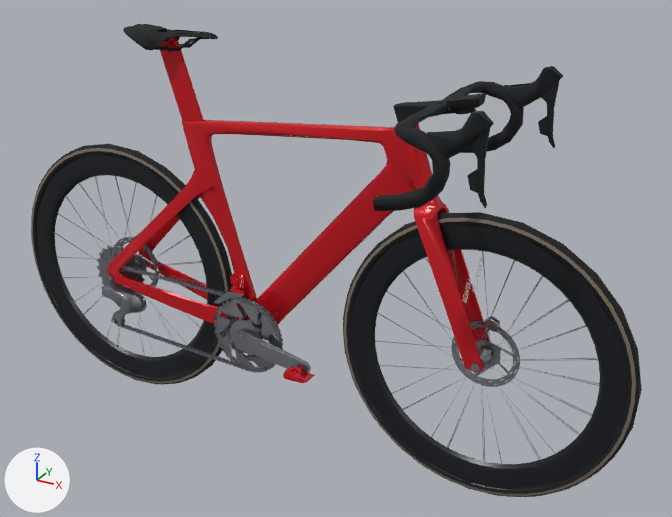
The glTF model assets/road-bike-clean-v44.glb, before and after one commit.
Both versions are drawn from a 50 mm lens placed at (1.151, -1.833, 1.455), pointed at (0.112, 0.055, 0.511). The lights are fixed; the arrows at lower left show +X, +Y and +Z. The picture after the commit comes second. Where no turn or scale is listed for an object, it has been applied to the vertices. Vertices at exactly the same position are counted once.

Objects in the first picture: 'Bike finish Object_7', 'Bike finish Object_8' and 2 more.
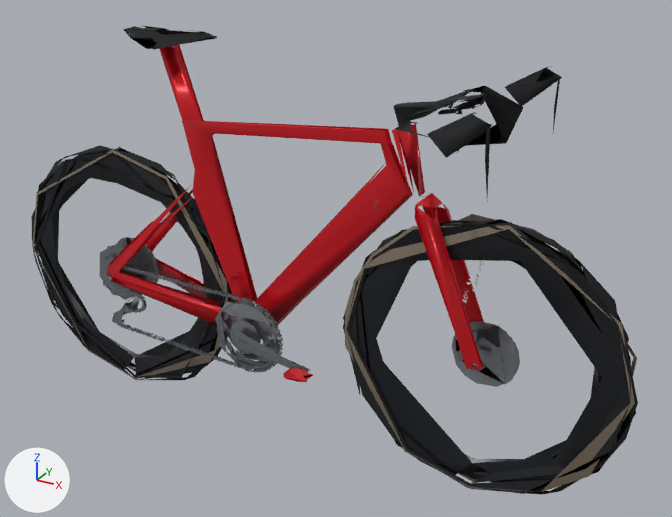
Location of each change, (x1, y1, x2, y2) in pixels of the pictures (672 x 517 px):
'Bike finish Object_8', reshaped
    before: (31, 144, 642, 497)
    after: (31, 146, 638, 495)
'Bike finish Object_7', reshaped
    before: (97, 24, 602, 481)
    after: (100, 25, 631, 482)
part 1 of me_0_002, deleted
    before: (101, 29, 562, 481)
part 2 of me_0_002, cut back
    before: (97, 24, 602, 469)
    after: (100, 29, 569, 382)
part 3 of me_0_003, deleted
    before: (53, 176, 599, 466)
part 4 of me_0_003, reshaped
    before: (31, 144, 642, 497)
    after: (106, 228, 479, 482)

What changed in the scene script:
```text
Change me_0_002:
    used by ob_bike_finish_object_7; location = (0.0, 0.0, 0.0)
    remove me_0_002.from_pydata(...)  # 17694 vertices, 17114 faces; spans x -0.82..0.87, y -0.24..0.24, z 0.02..1.06
    add me_0_002.from_pydata(...)  # 5894 vertices, 6154 faces; spans x -0.62..0.87, y -0.24..0.24, z 0.02..1.06
    me_0_002 part 1: 499 loose pieces with 2603 vertices, spanning x -0.82..0.82, y -0.23..0.23, z 0.02..1.05, are deleted
    me_0_002 part 2: 1373 vertices moved within x -0.61..0.79, y -0.22..0.22, z 0.18..1.05; 9197 vertices removed from x -0.62..0.87, y -0.24..0.24, z 0.02..1.06
Change me_0_003:
    used by ob_bike_finish_object_8; location = (0.0, 0.0, 0.0)
    remove me_0_003.from_pydata(...)  # 6224 vertices, 6484 faces; spans x -0.9..0.89, y -0.08..0.08, z 0.0..0.73
    add me_0_003.from_pydata(...)  # 2060 vertices, 2461 faces; spans x -0.89..0.89, y -0.08..0.08, z 0.0..0.73
    me_0_003 part 3: 288 loose pieces with 1208 vertices, spanning x -0.82..0.82, y -0.07..0.07, z 0.07..0.66, are deleted
    me_0_003 part 4: 279 vertices moved within x -0.59..0.53, y -0.06..0.01, z 0.01..0.58; 2956 vertices removed from x -0.9..0.89, y -0.08..0.08, z 0.0..0.73
```
